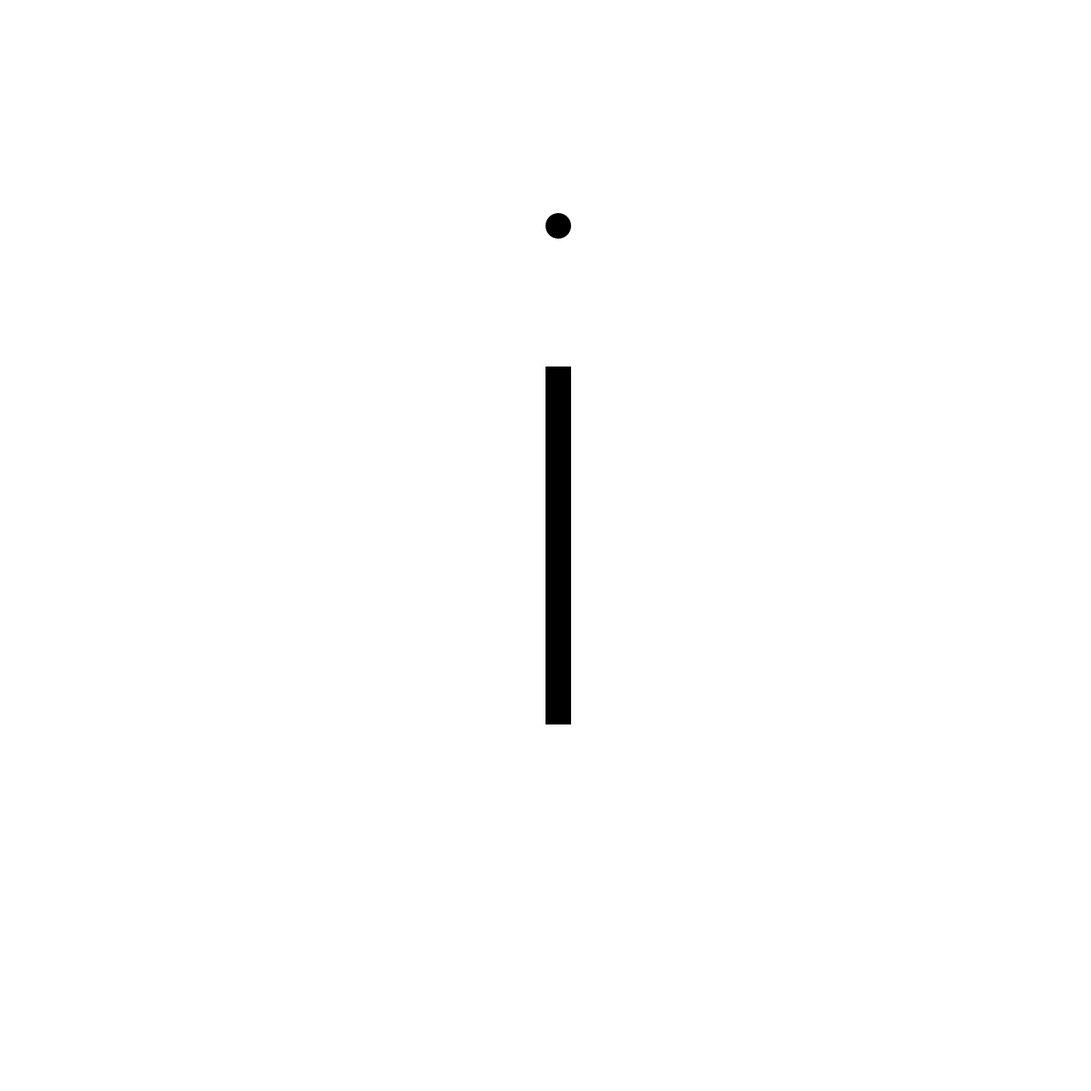
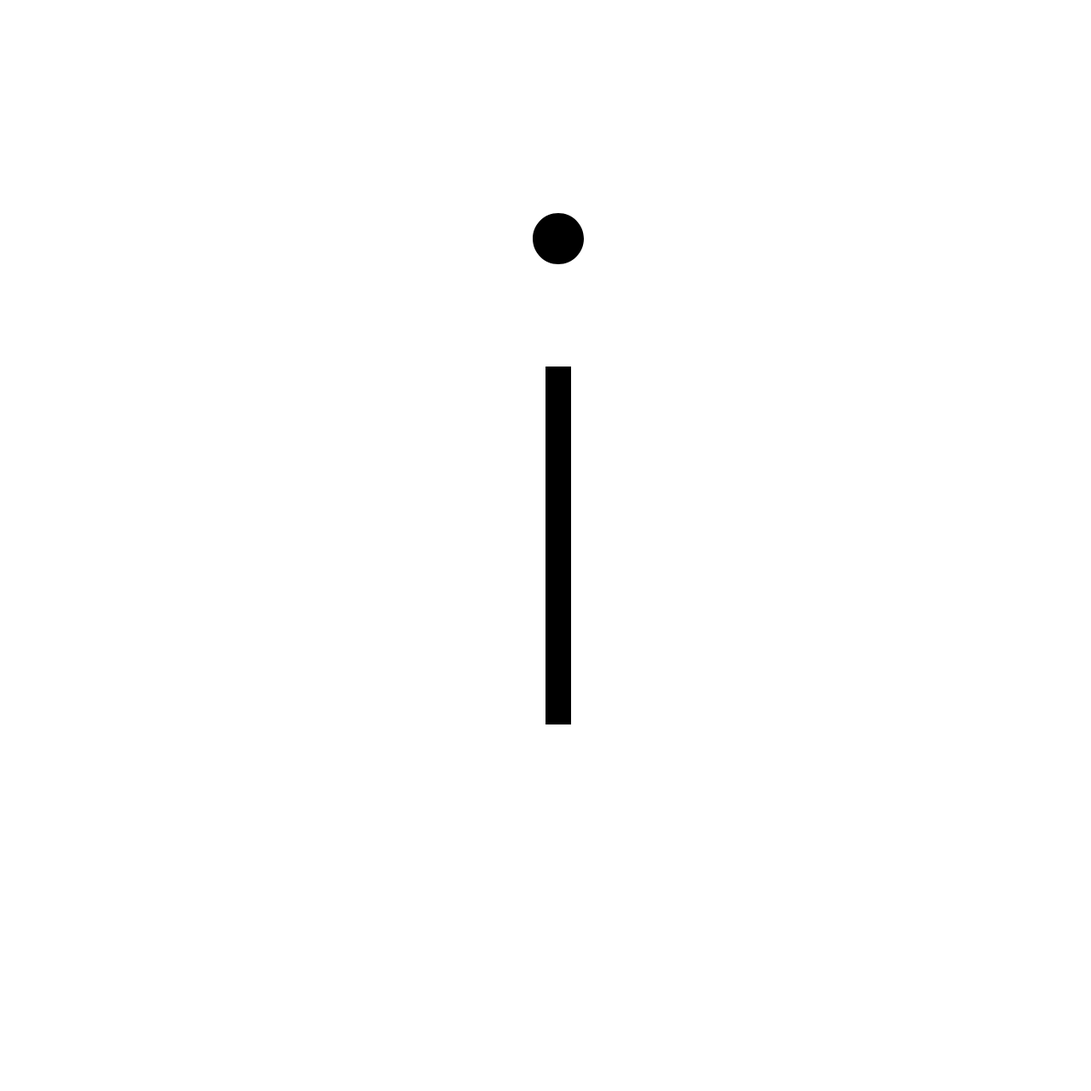
Revision of a layered 1091x1091 image; what changed, layer by layer:
pixels changed over (x1=532, y1=213, x2=585, y2=265) (layer not identified)
